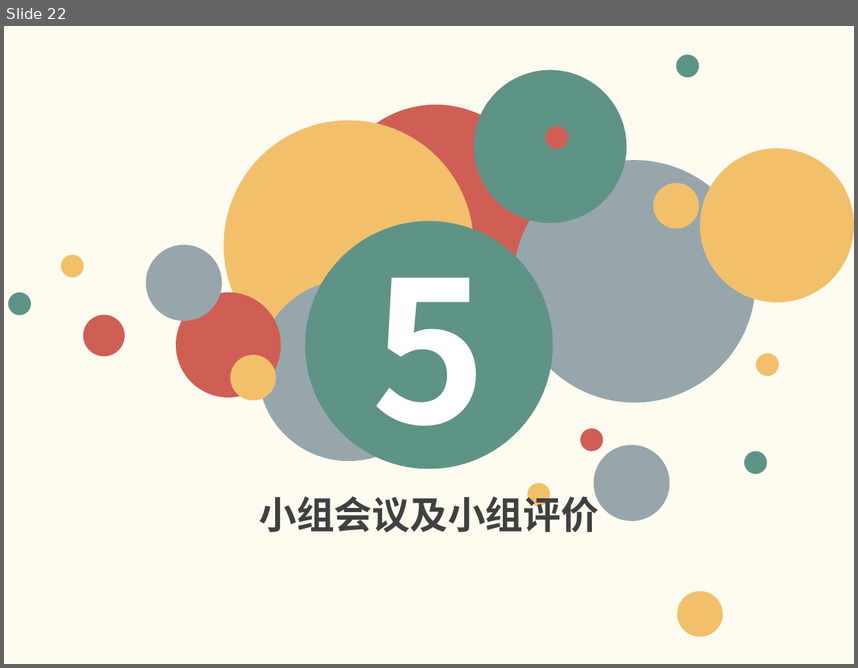
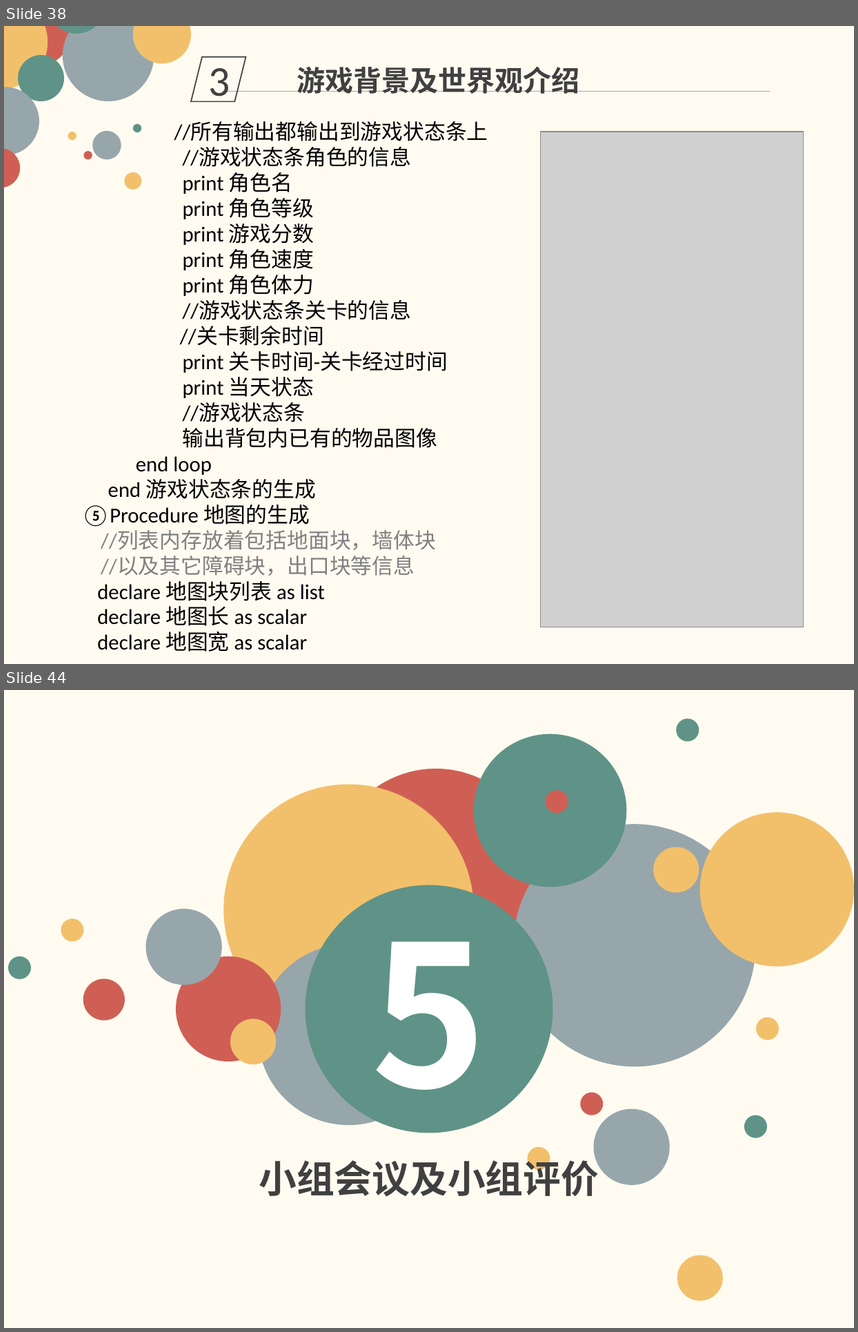
Before and after one commit to firstprojectmicheng/SE2018-G08, a slide deck: SE2018春-G08-详细设计.pptx. Shown one above the other, each under a label of ours: slide 22 before the commit, slides 38 and 44 after it; the slides between them are not shown. The pictures are 858x668 and 858x1332 pixels, drawn with LibreOffice and Linux fonts; fonts in the diff are those of the drawing; grey boxes stand for pictures. Boxes give left, top, right and bottom in pixels: in the first picture for what was removed or moved away, otherwise in the second. Text is boxed around its words. In the diff, an @@ line names an element or a change of style, - is before the commit and + after.

```diff
--- a/SE2018春-G08-详细设计.pptx
+++ b/SE2018春-G08-详细设计.pptx
@@ slide 38 added at <box>4,26,854,664</box>, background #FFFBF0 @@
@@ group added at <box>4,26,191,190</box>: 13 ellipses @@
@@ parallelogram added at <box>191,56,246,101</box>, outline #404040 1 pt, 36 pt, text #404040 @@
+3
@@ text added at <box>297,66,580,94</box>, 24 pt, text #404040, bold @@
+游戏背景及世界观介绍
@@ line added from (221, 92) to (770, 92), #A6A6A6 0.5 pt @@
@@ text added at <box>81,121,488,651</box>, 18 pt, text #000000 @@
+//所有输出都输出到游戏状态条上
+//游戏状态条角色的信息
+print 角色名
+print 角色等级
+print 游戏分数
+print 角色速度
+print 角色体力
+//游戏状态条关卡的信息
+//关卡剩余时间
+print 关卡时间-关卡经过时间
+print 当天状态
+//游戏状态条
+输出背包内已有的物品图像
+end loop
+end 游戏状态条的生成
+⑤Procedure 地图的生成
+//列表内存放着包括地面块，墙体块
+//以及其它障碍块，出口块等信息
+declare 地图块列表 as list
+declare 地图长 as scalar
+declare 地图宽 as scalar
@@ picture added at <box>540,132,803,626</box> @@
@@ what was slide 22 is now slide 44 @@
```
Also in this commit, not shown: 8 slides changed, 24 other slides added, 3 slides removed.
